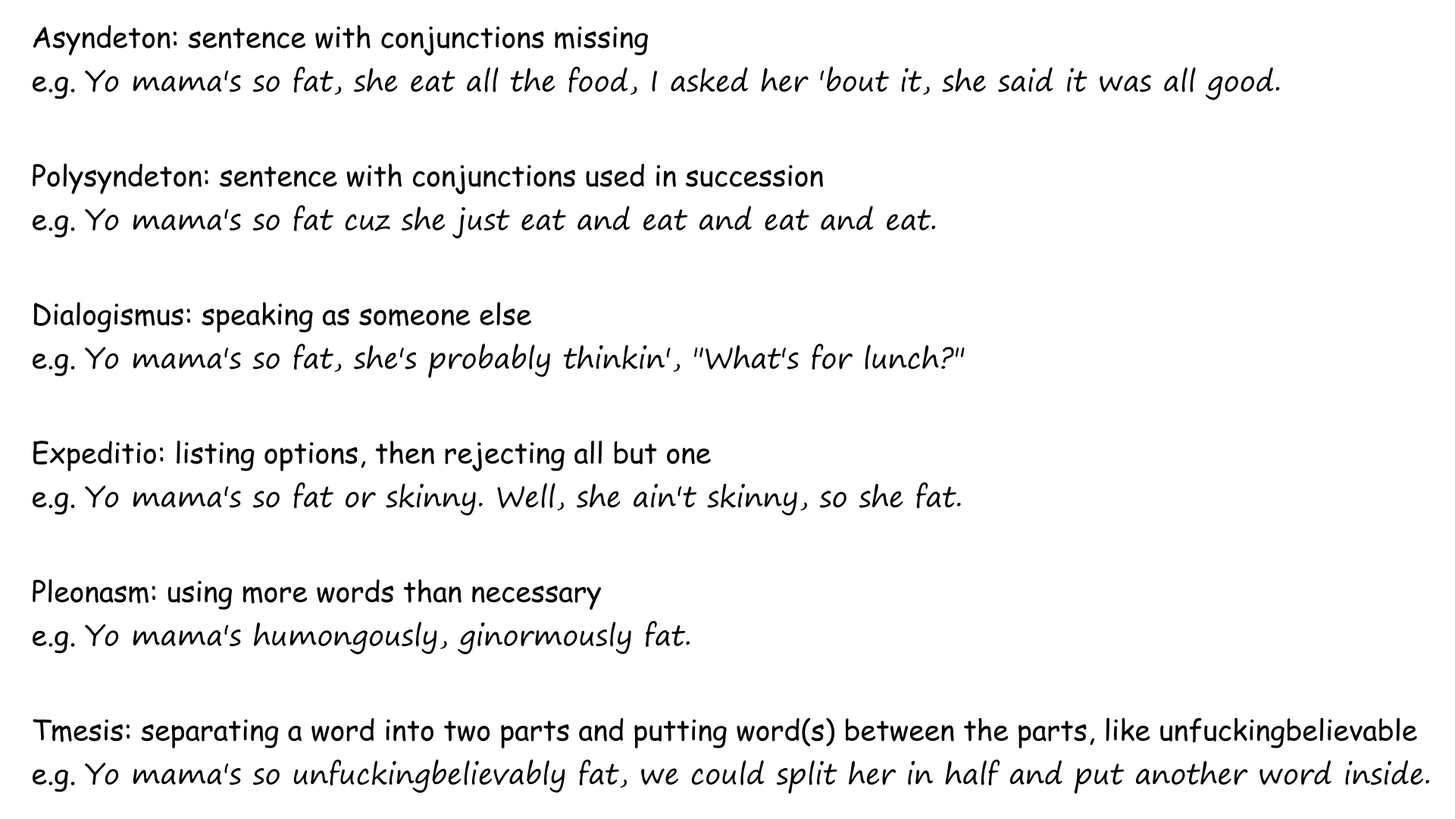
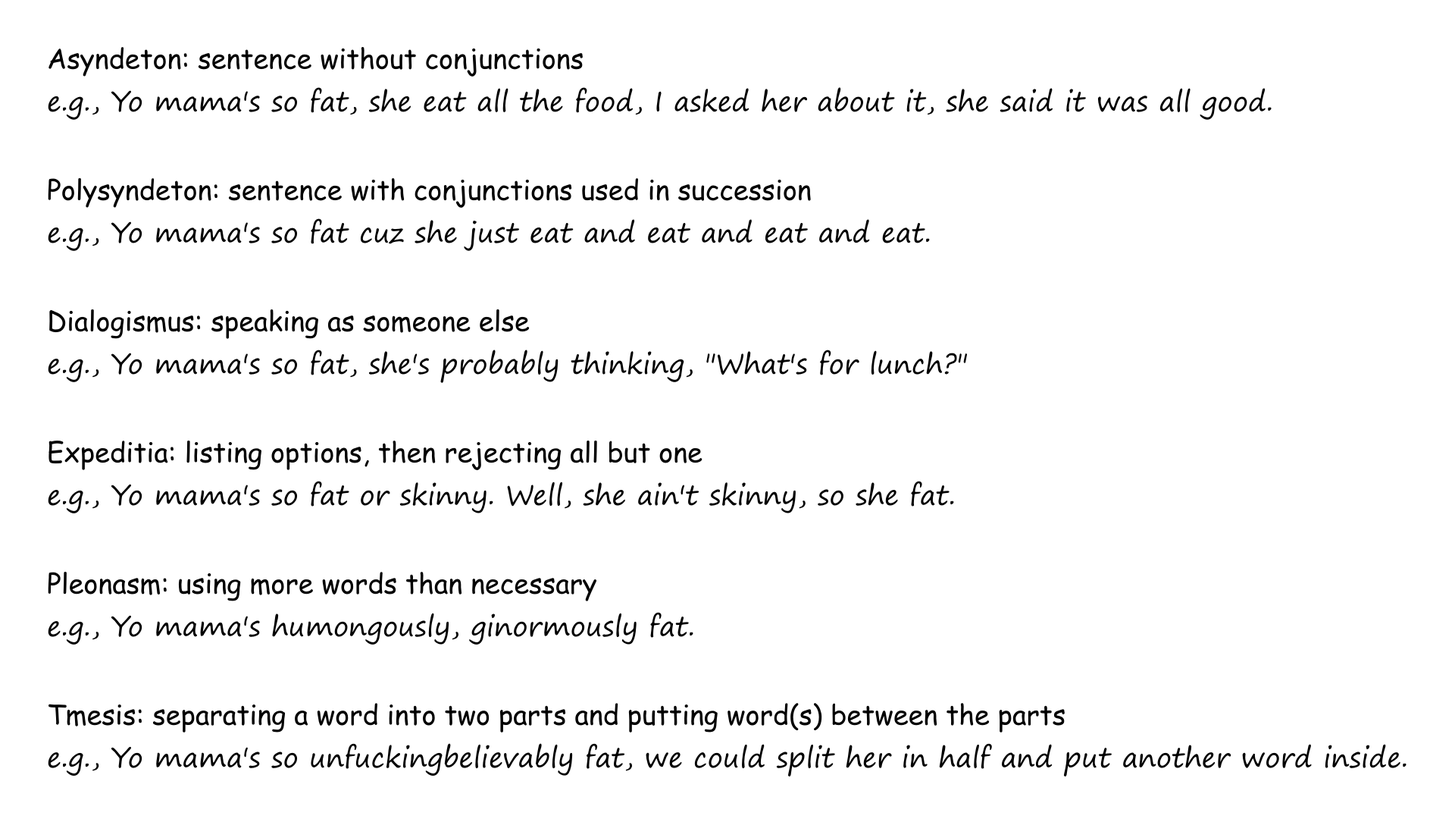
Before/after of a (1455, 819) layered artwork. What changed in the layer stack:
pixels changed over [32, 25, 1430, 794] (layer not identified)
